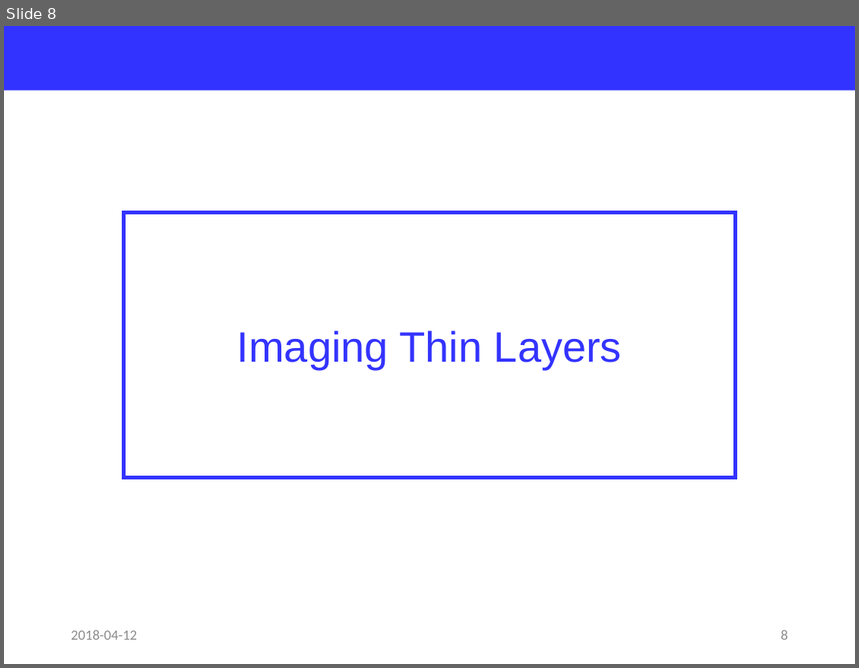
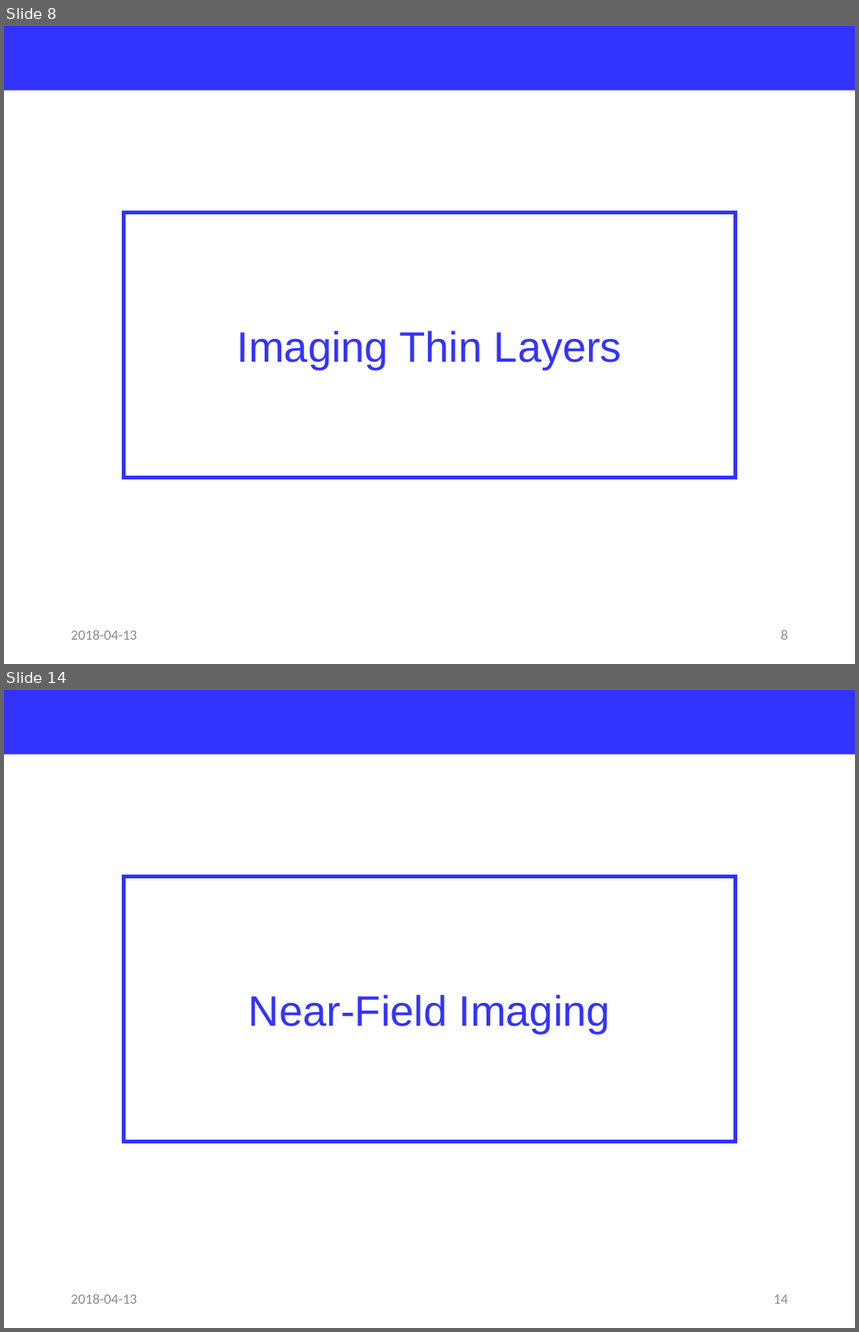
Before and after one commit to jglee96/NBTP_Lab, a slide deck: Terahertz Metrology/Ch7/Terahertz Metrology_Ch7.pptx. Shown one above the other, each under a label of ours: slide 8 before the commit, slides 8 and 14 after it; the slides between them are not shown. The pictures are 859x668 and 859x1332 pixels, drawn with LibreOffice and Linux fonts; fonts in the diff are those of the drawing. Boxes give left, top, right and bottom in pixels: in the first picture for what was removed or moved away, otherwise in the second. Text is boxed around its words. In the diff, an @@ line names an element or a change of style, - is before the commit and + after.

```diff
--- a/Terahertz Metrology/Ch7/Terahertz Metrology_Ch7.pptx
+++ b/Terahertz Metrology/Ch7/Terahertz Metrology_Ch7.pptx
@@ slide 14 added at <box>4,690,855,1328</box>, background #FFFFFF @@
@@ rectangle added at <box>4,690,855,755</box>, fill #3333FF @@
@@ rectangle added at <box>124,876,736,1142</box>, outline #3333FF 3 pt, 36 pt, text #3333FF @@
+Near-Field Imaging
@@ text added at <box>71,1294,137,1304</box>, 12 pt, text #8C8C8C @@
+2018-04-13
@@ page number added at <box>774,1295,788,1304</box>, 12 pt, text #8C8C8C @@
+14
@@ slide 8 changed as well @@
@@ text at <box>71,630,137,640</box>: text changed @@
-2018-04-12
+2018-04-13
```
Also in this commit, not shown: 8 other slides changed, 5 other slides added, 1 slide removed.
